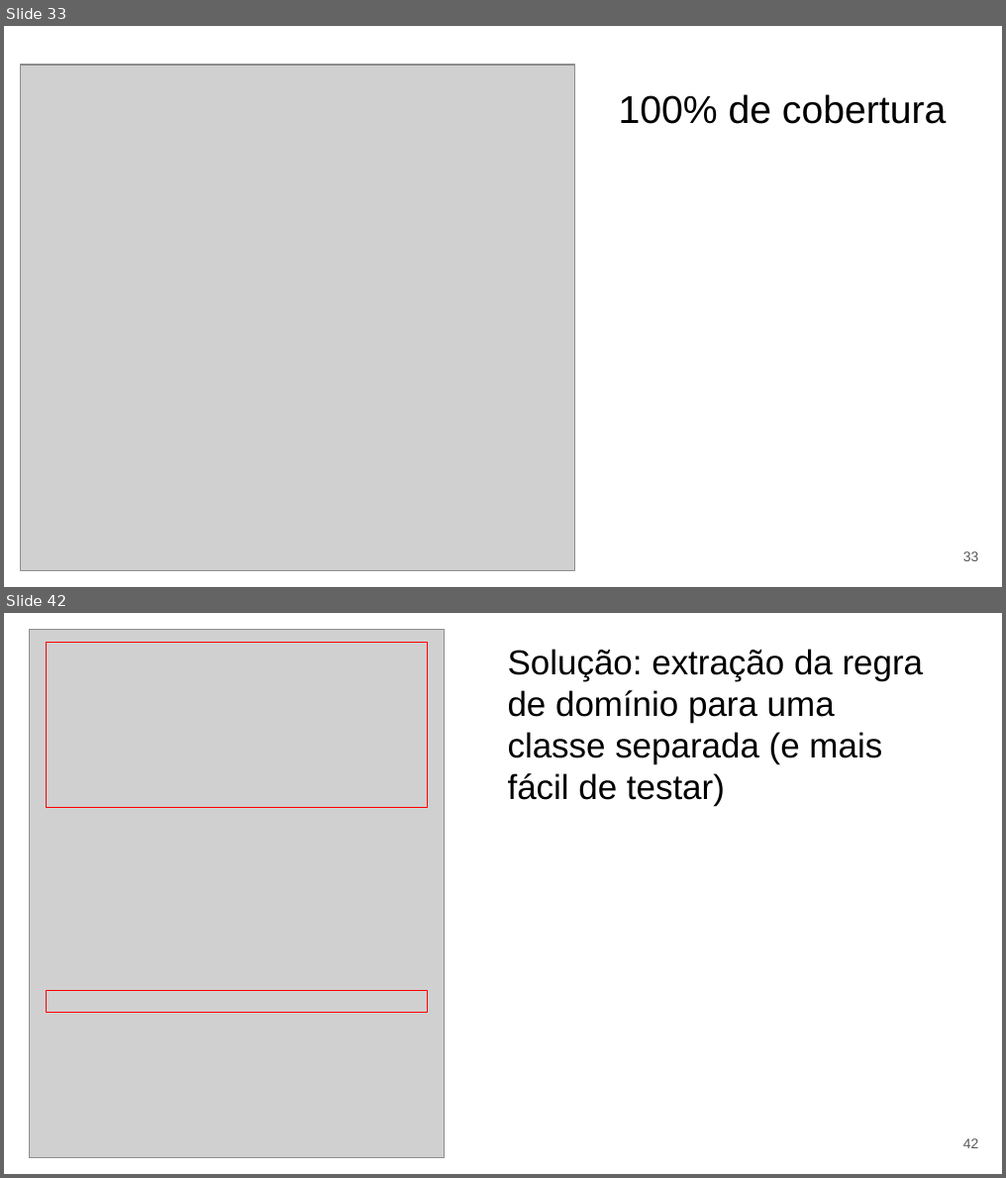
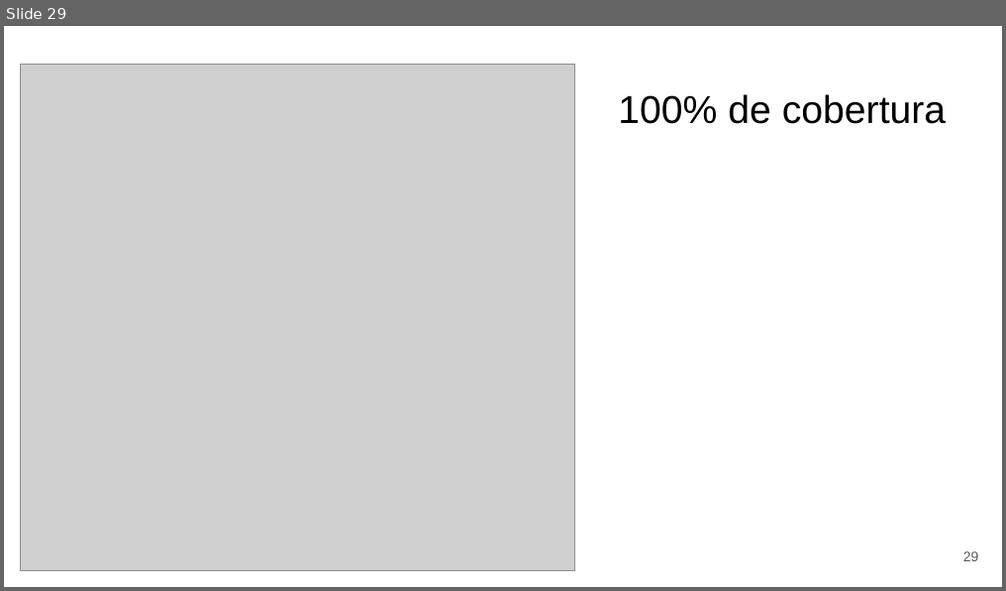
Before and after one commit to eduardocunha11/firstblog, a slide deck: aulas/gsi526/aula12-testes.pptx. Shown one above the other, each under a label of ours: slides 33 and 42 before the commit, slide 29 after it; the slides between them are not shown. The pictures are 1006x1178 and 1006x591 pixels, drawn with LibreOffice and Linux fonts; fonts in the diff are those of the drawing; grey boxes stand for pictures. Boxes give left, top, right and bottom in pixels: in the first picture for what was removed or moved away, otherwise in the second. Text is boxed around its words. In the diff, an @@ line names an element or a change of style, - is before the commit and + after.

```diff
--- a/aulas/gsi526/aula12-testes.pptx
+++ b/aulas/gsi526/aula12-testes.pptx
@@ slide 42 removed at box(4, 613, 1002, 1174), background #FFFFFF @@
@@ picture removed at box(29, 630, 445, 1157) @@
@@ rectangle removed at box(46, 642, 427, 807) @@
@@ text removed at box(508, 649, 924, 806) @@
-Solução: extração da regra de domínio para uma classe separada (e mais fácil de testar)
@@ rectangle removed at box(46, 990, 427, 1012) @@
@@ page number removed at box(963, 1139, 979, 1149) @@
-42
@@ what was slide 33 is now slide 29 @@
@@ page number at box(963, 552, 979, 562): text changed @@
-33
+29
```
Also in this commit, not shown: 33 slides changed, 1 slide added, 23 other slides removed, 3 other files.
